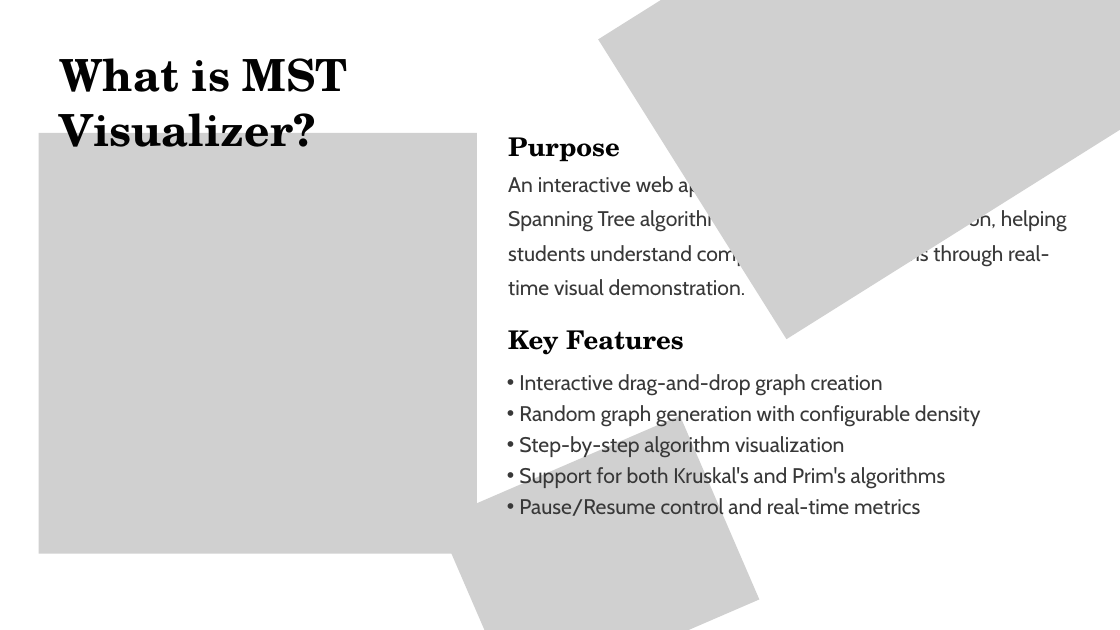
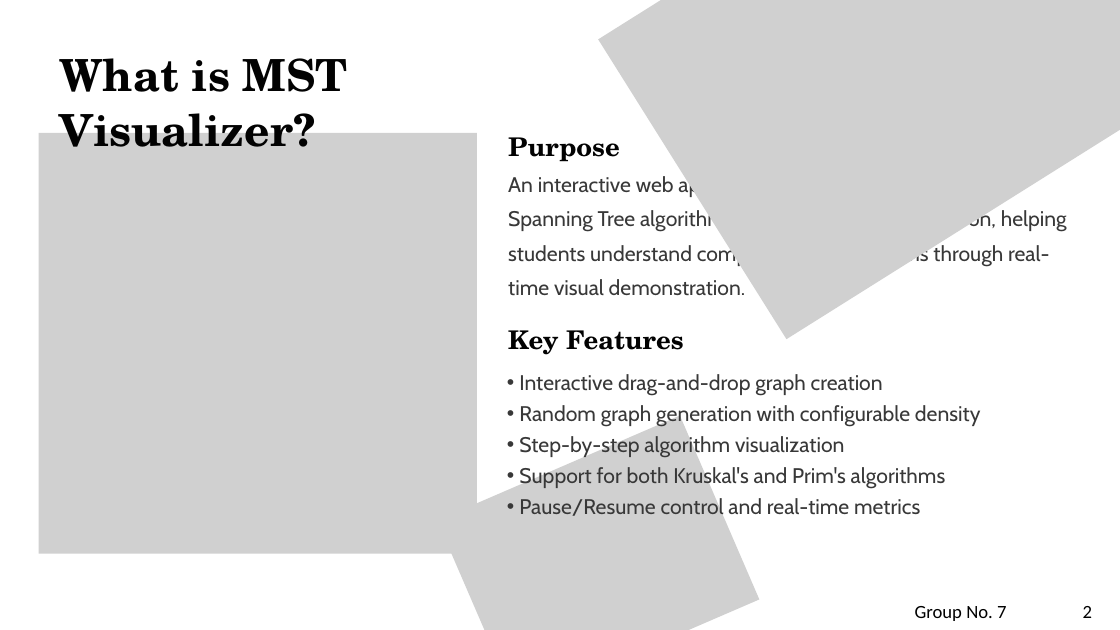
Before and after one commit to Yogi1107/FS_AAC_Project, a slide deck: slide 2 of MST-Visualizer.pptx.pptx. Drawn at 1120x630 pixels with LibreOffice and Linux fonts; fonts in the diff are those of the drawing; grey boxes stand for pictures. Boxes give left, top, right and bottom in pixels: in the first picture for what was removed or moved away, otherwise in the second. Text is boxed around its words. In the diff, an @@ line names an element or a change of style, - is before the commit and + after.

```diff
--- a/MST-Visualizer.pptx.pptx
+++ b/MST-Visualizer.pptx.pptx
@@ text added at [915,606,1092,621], 24 pt, text #000000 @@
+Group No. 7 2
```
Also in this commit, not shown: 4 other slides changed, 3 other files.
